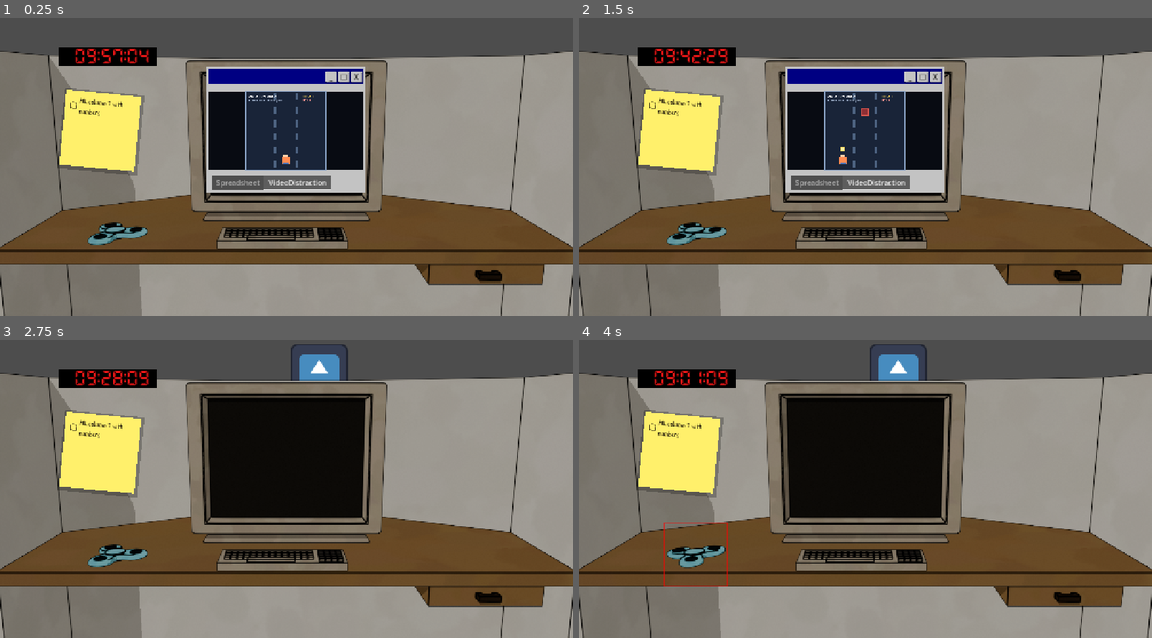
Above: before the commit, frames 1-4 (two rows, left to right).
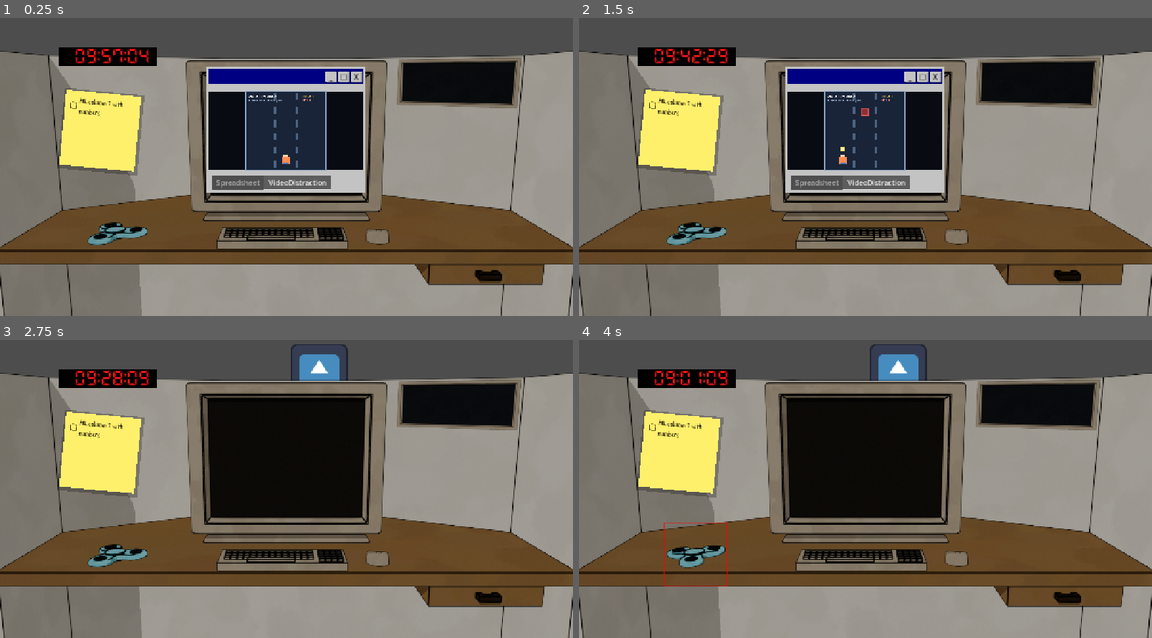
Above: after the commit, the same moments.

Repository: Jelleas/gmtk-2026
Game: Godot game, scene res://src/office/office.tscn
The game is run twice, just before and just after one commit, with the same random seed, the same clock (stepped at 60 frames per second) and the same inputs. This scene is started directly instead of the project's main scene. The engine's default icon, where the game draws it, is replaced by a stand-in: a white triangle on a blue panel in a dark square.
Inputs (mouse positions are in pixels of both pictures, inside the frame that each line leads up to):
- Up to frame 1 (0.25 s): no input
- Up to frame 2 (1.5 s): click "_" at 0.5 s; click "□" at 1.25 s
- Up to frame 3 (2.75 s): click "X" at 2 s
- Up to frame 4 (4 s): tap Enter at 2.75 s; drag from (693, 554) to (922, 405) at 2.77 s; drag from (1008, 578) to (693, 554) at 3.52 s

The runs differ from the first frame. In frame 1, 3.6% of the frame differs, in the area x 63-91%, y 13-77%; in frame 2, 3.6%; in frame 3, 3.6%; in frame 4, 3.6%.

Commit message:
add clock and mouse

Diff:
--- a/src/office/office_view.tscn
+++ b/src/office/office_view.tscn
@@ -8,7 +8,9 @@
 [ext_resource type="Texture2D" uid="uid://basl6ue72ljoi" path="res://resources/images/keyboard-28mm.png" id="6_via51"]
 [ext_resource type="Texture2D" uid="uid://d0hdtyhc8xyxn" path="res://resources/images/fidget-28mm.png" id="7_yhiwx"]
 [ext_resource type="Texture2D" uid="uid://dq74c2oa13x1u" path="res://resources/images/phone-28mm-v2.png" id="8_8664f"]
+[ext_resource type="Texture2D" uid="uid://cdaeit4mkc11h" path="res://resources/images/clock-28mm.png" id="9_lefqp"]
 [ext_resource type="Script" uid="uid://d32mq7typ1jgv" path="res://src/office/office_view.gd" id="9_view"]
+[ext_resource type="Texture2D" uid="uid://dkjuigxb1dnmg" path="res://resources/images/mouse-28mm.png" id="10_ovhle"]
 
 [sub_resource type="AtlasTexture" id="AtlasTexture_s6gf3"]
 atlas = ExtResource("4_ovhle")
@@ -231,3 +233,11 @@
 z_index = 1
 sprite_frames = SubResource("SpriteFrames_md7vi")
 offset = Vector2(640, 360)
+
+[node name="Clock" type="Sprite2D" parent="." unique_id=1477465525]
+texture = ExtResource("9_lefqp")
+offset = Vector2(640, 360)
+
+[node name="Mouse" type="Sprite2D" parent="." unique_id=1125022632]
+texture = ExtResource("10_ovhle")
+offset = Vector2(640, 360)
Binary file added: resources/images/clock-28mm.png
Not shown, added: resources/images/clock-28mm.png.import
Binary file added: resources/images/mouse-28mm.png
Not shown, added: resources/images/mouse-28mm.png.import
